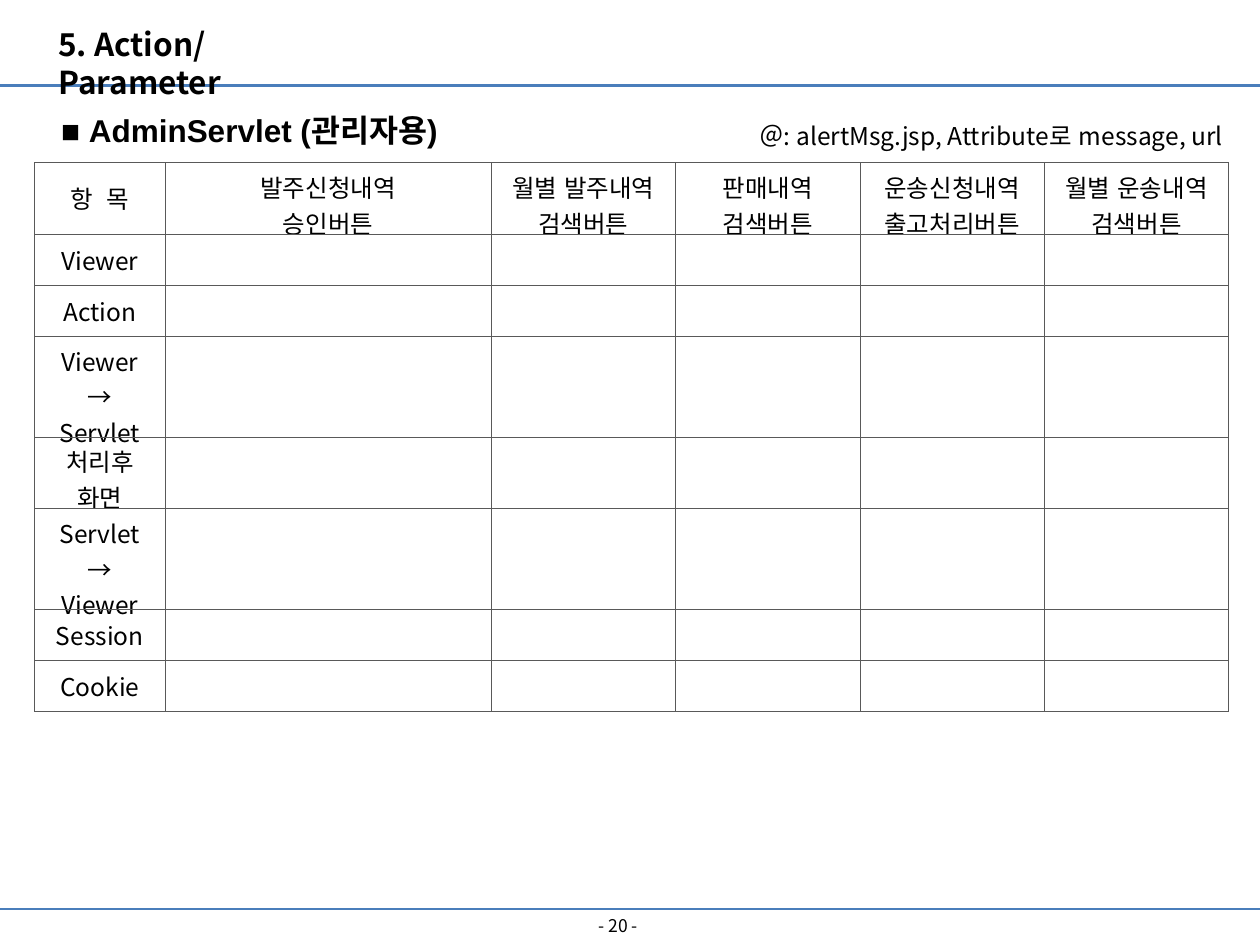
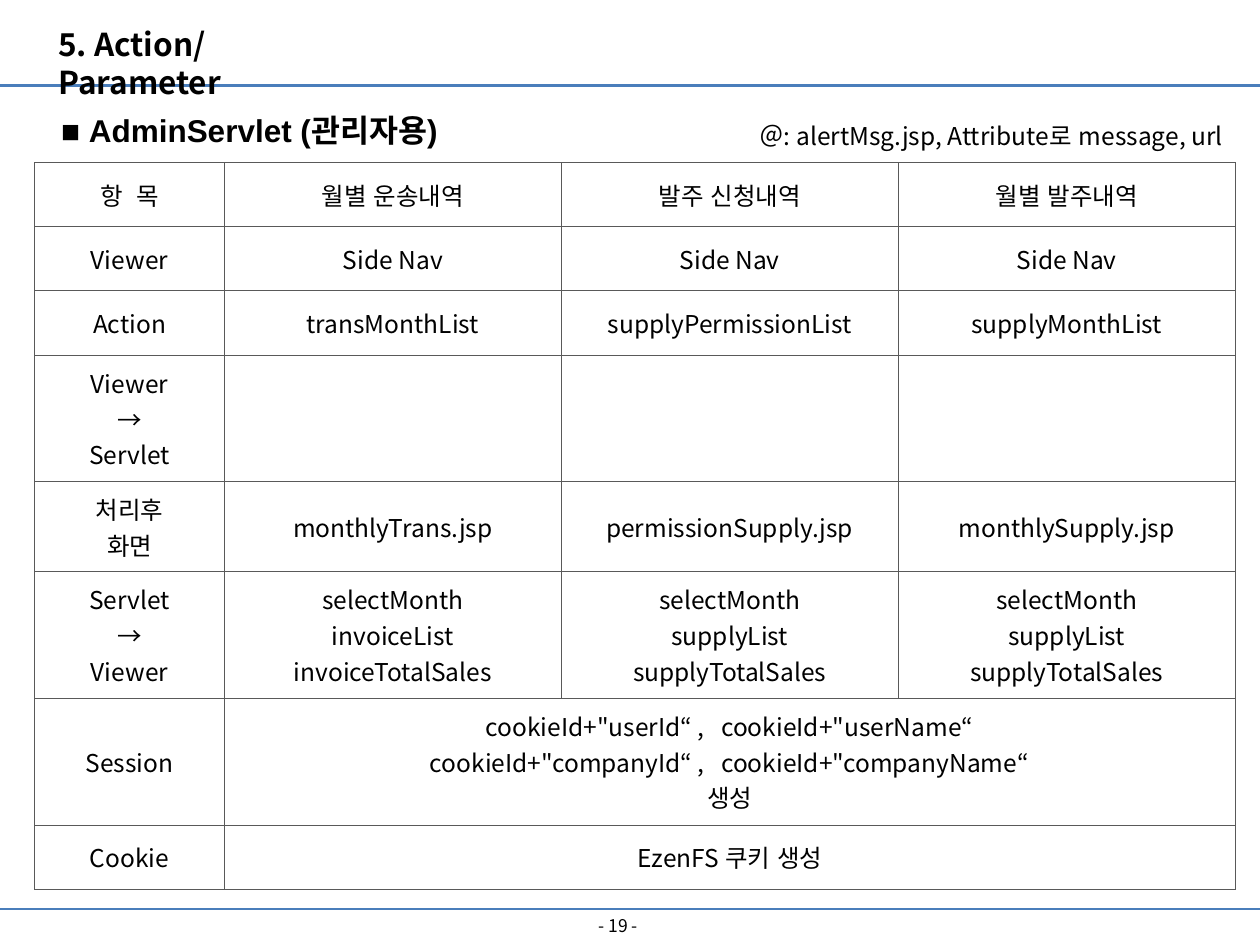
Before and after one commit to lx9203/fulfillmentBlue, a slide deck: slide 19 of file/PPT/Fulfillment 최종발표.pptx (slide 20 before the commit). Drawn at 1260x945 pixels with LibreOffice and Linux fonts; fonts in the diff are those of the drawing. Boxes give left, top, right and bottom in pixels: in the first picture for what was removed or moved away, otherwise in the second. Text is boxed around its words. In the diff, an @@ line names an element or a change of style, - is before the commit and + after.

```diff
--- a/file/PPT/Fulfillment 최종발표.pptx
+++ b/file/PPT/Fulfillment 최종발표.pptx
@@ table at (35, 163, 1235, 890) @@
-column 2: 발주신청내역 / 승인버튼 |  |  |  |  |  |  | 
-column 3: 월별 발주내역 / 검색버튼 |  |  |  |  |  |  | 
-column 4: 판매내역 / 검색버튼 |  |  |  |  |  |  | 
-column 5: 운송신청내역 / 출고처리버튼 |  |  |  |  |  |  | 
-column 6: 월별 운송내역 / 검색버튼 |  |  |  |  |  |  | 
+column 2: 월별 운송내역 | Side Nav | transMonthList |  | monthlyTrans.jsp | selectMonth / invoiceList / invoiceTotalSales | cookieId+"userId“ , cookieId+"userName“ / cookieId+"companyId“ , cookieId+"companyName“ / 생성 | EzenFS 쿠키 생성
+column 3: 발주 신청내역 | Side Nav | supplyPermissionList |  | permissionSupply.jsp | selectMonth / supplyList / supplyTotalSales |  | 
+column 4: 월별 발주내역 | Side Nav | supplyMonthList |  | monthlySupply.jsp | selectMonth / supplyList / supplyTotalSales |  | 
@@ table: place and size @@
-table at (35, 163, 1228, 712)
+table at (35, 163, 1235, 890)
@@ page number at (609, 919, 628, 932): text changed @@
-- 20 -
+- 19 -
```
Also in this commit, not shown: 11 other slides changed, 6 slides added, 3 other files.
